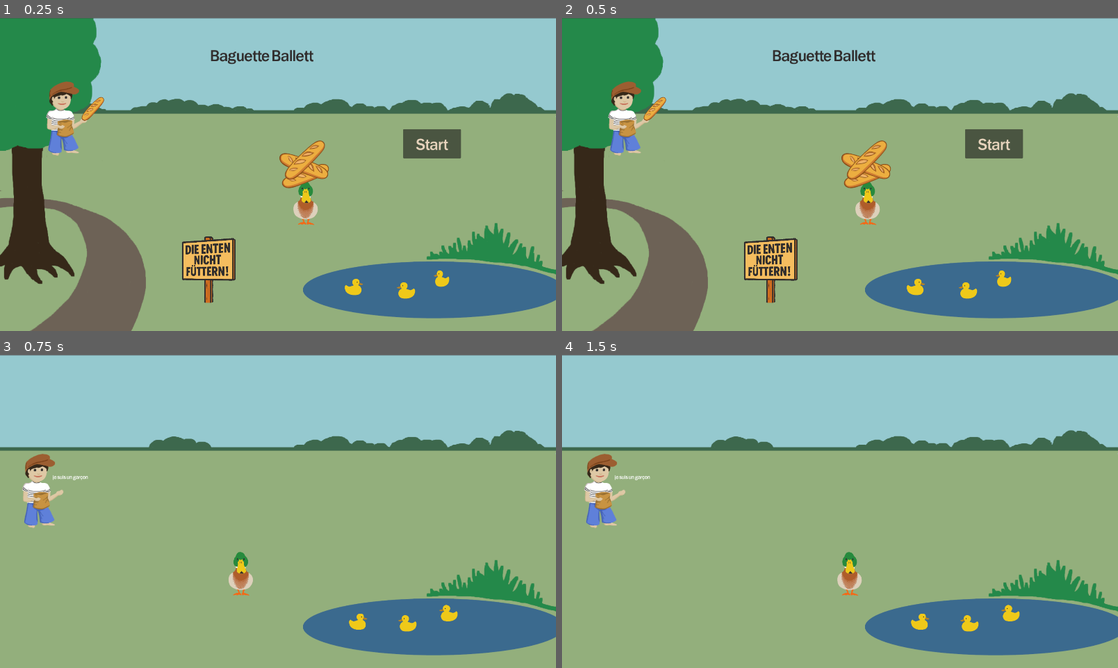
Above: before the commit, frames 1-4 (two rows, left to right).
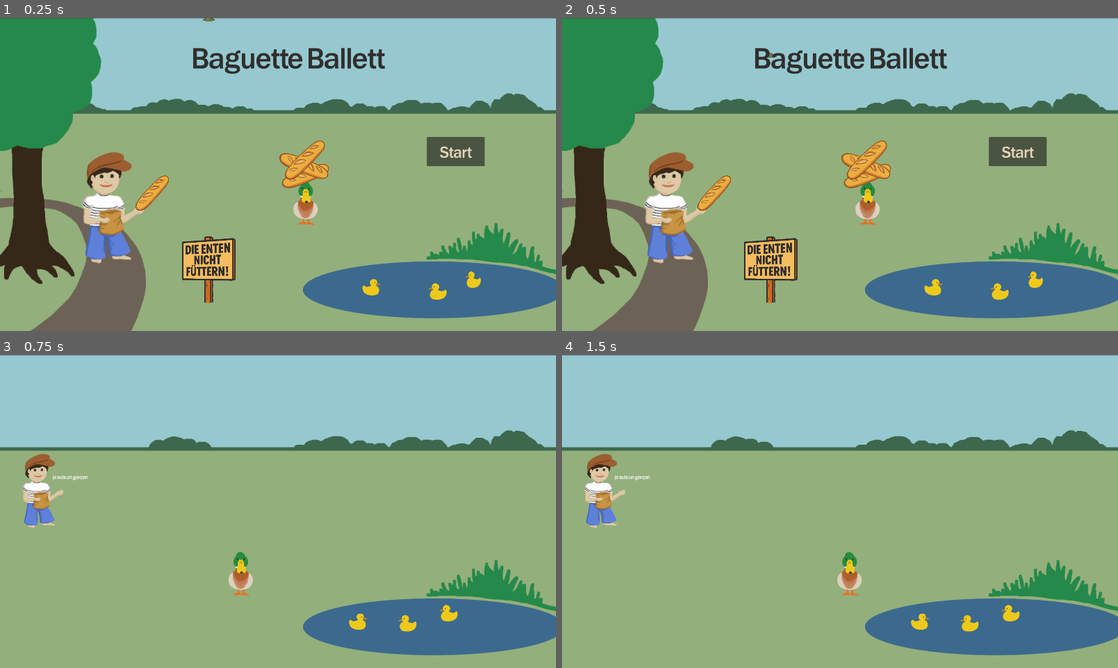
Above: after the commit, the same moments.

Repository: baguette-ballett/baguette-ballett
Game: Godot game, scene res://scenes/intro/intro.tscn
Same seed, same stepped clock (60 frames per second), same inputs: the game is played once before the commit and once after it.
Inputs:
- Up to frame 1 (0.25 s): no input
- Up to frame 2 (0.5 s): no input
- Up to frame 3 (0.75 s): click "Start" at 0.5 s
- Up to frame 4 (1.5 s): tap Enter (ui_accept) at 1.25 s; hold Right (ui_right) from 1.28 s (still down)

The runs differ from the first frame. In frame 1, 6.8% of the frame differs, in the area x 8-88%, y 0-90%; in frame 2, 6.8%; in frame 3, nothing differs; in frame 4, nothing differs.

Commit message:
Fix intro positioning

Diff:
--- a/scenes/intro/duckpoop.gd
+++ b/scenes/intro/duckpoop.gd
@@ -9,7 +9,7 @@
 		if position.y > -100 and not shittingHasBeenStarted:
 			get_node("duckShits").play()
 			shittingHasBeenStarted = true
-		if position.y < 575:
+		if position.y < 828:
 			move_and_slide()
 		else:
 			get_node("shitHitsTheSign").play()
--- a/scenes/intro/intro.tscn
+++ b/scenes/intro/intro.tscn
@@ -37,10 +37,10 @@
 
 [node name="Buttons" type="BoxContainer" parent="."]
 custom_minimum_size = Vector2(200, 100)
-offset_left = 1392.0
-offset_top = 384.0
-offset_right = 1692.0
-offset_bottom = 484.0
+offset_left = 1474.0
+offset_top = 411.0
+offset_right = 1774.0
+offset_bottom = 511.0
 
 [node name="StartButton" type="Button" parent="Buttons"]
 custom_minimum_size = Vector2(200, 100)
@@ -52,7 +52,7 @@
 script = ExtResource("4_1rrv8")
 
 [node name="Duckpoop" type="CharacterBody2D" parent="."]
-position = Vector2(421, -694)
+position = Vector2(721, -122)
 scale = Vector2(0.2, 0.074)
 script = ExtResource("4_ir5dn")
 
@@ -60,7 +60,6 @@
 shape = SubResource("CircleShape2D_ir5dn")
 
 [node name="Sprite2D" type="Sprite2D" parent="Duckpoop"]
-position = Vector2(34.271, -1000)
 scale = Vector2(2.273, 3.36)
 texture = ExtResource("3_teox7")
 
@@ -77,7 +76,8 @@
 texture = ExtResource("10_ueo4n")
 
 [node name="boy" type="Sprite2D" parent="."]
-position = Vector2(230, 344)
+position = Vector2(390, 650)
+scale = Vector2(1.5, 1.5)
 texture = ExtResource("10_0mgqj")
 
 [node name="baguette" type="Sprite2D" parent="boy"]
@@ -86,26 +86,27 @@
 texture = ExtResource("11_ueo4n")
 
 [node name="title" type="RichTextLabel" parent="."]
-offset_left = 726.0
-offset_top = 93.0
-offset_right = 1256.0
-offset_bottom = 191.0
+offset_left = 662.0
+offset_top = 69.0
+offset_right = 1662.0
+offset_bottom = 269.0
 theme_override_colors/default_color = Color(0.192157, 0.180392, 0.180392, 1)
-theme_override_font_sizes/normal_font_size = 48
+theme_override_font_sizes/normal_font_size = 90
 text = "Baguette Ballett"
+metadata/_edit_use_anchors_ = true
 
 [node name="Duckling1" type="Sprite2D" parent="."]
-position = Vector2(1222, 928)
+position = Vector2(1283, 929)
 scale = Vector2(0.5, 0.5)
 texture = ExtResource("13_kfk32")
 flip_h = true
 
 [node name="Duckling2" type="Sprite2D" parent="."]
-position = Vector2(1525, 899)
+position = Vector2(1634, 903)
 scale = Vector2(0.421875, 0.5)
 texture = ExtResource("13_kfk32")
 
 [node name="Duckling3" type="Sprite2D" parent="."]
-position = Vector2(1402, 940)
+position = Vector2(1511, 944)
 scale = Vector2(0.5, 0.5)
 texture = ExtResource("13_kfk32")
